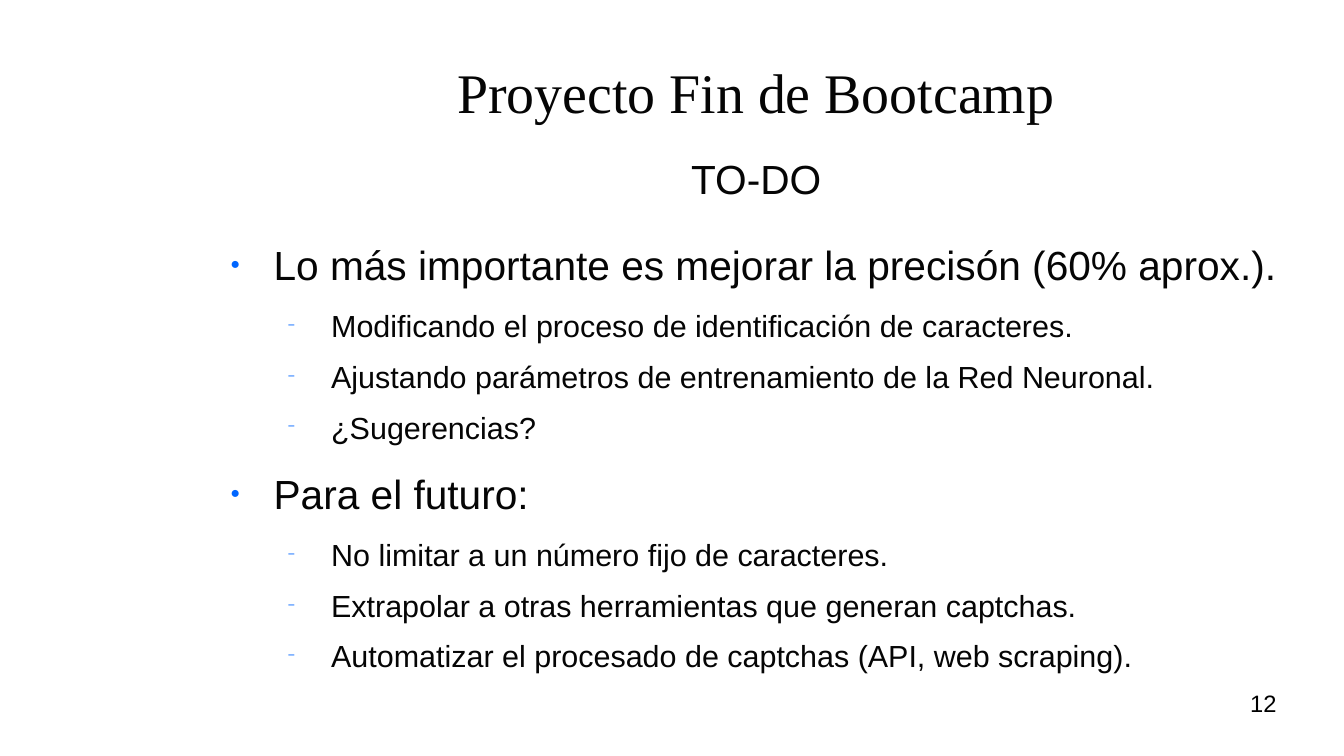
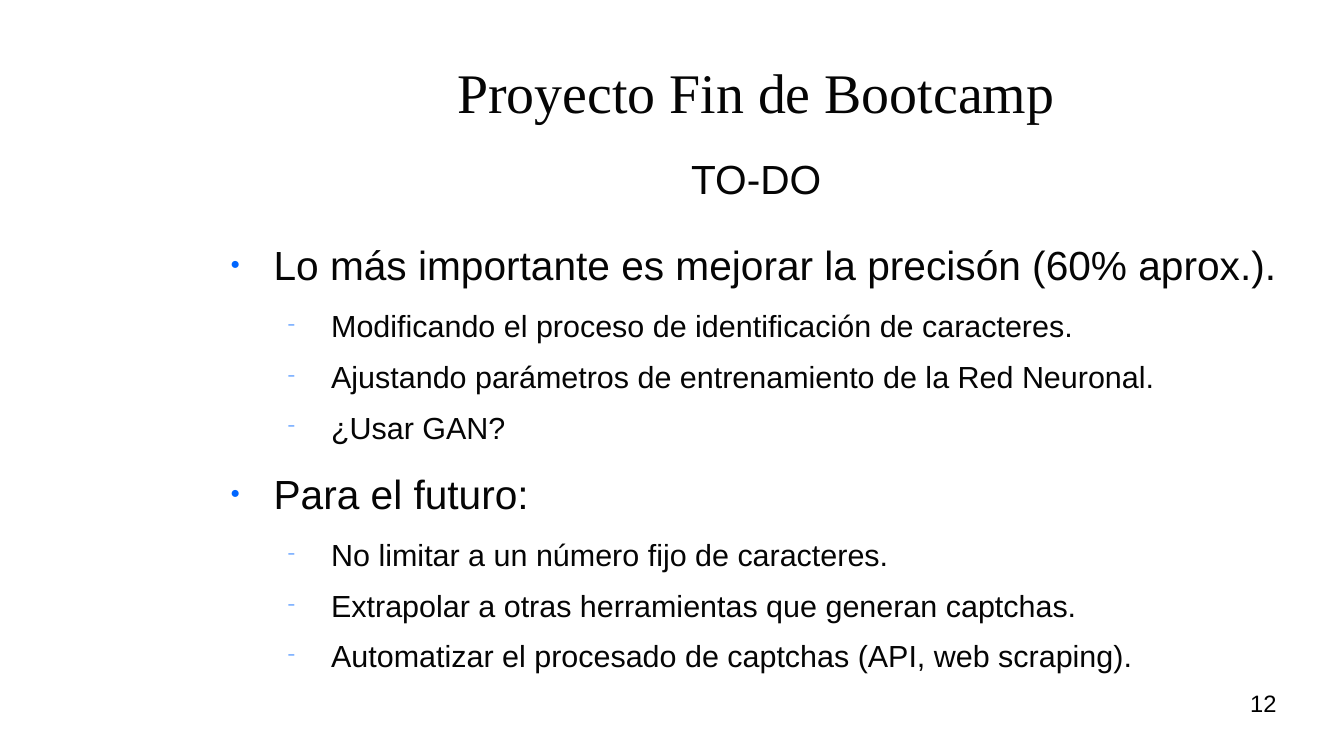
Before and after one commit to rfminguez/w8-proyecto_final-rompe_captcha, a slide deck: slide 12 of Presentacion/presentacion.odp. Drawn at 1344x756 pixels with LibreOffice and Linux fonts; fonts in the diff are those of the drawing; background and template pictures are left out. Boxes give left, top, right and bottom in pixels: in the first picture for what was removed or moved away, otherwise in the second. Text is boxed around its words. In the diff, an @@ line names an element or a change of style, - is before the commit and + after.

```diff
--- a/Presentacion/presentacion.odp
+++ b/Presentacion/presentacion.odp
@@ text at (x1=331, y1=417, x2=505, y2=444): text changed @@
-  − ¿Sugerencias?
+  − ¿Usar GAN?
```
Also in this commit, not shown: 1 other slide changed.
